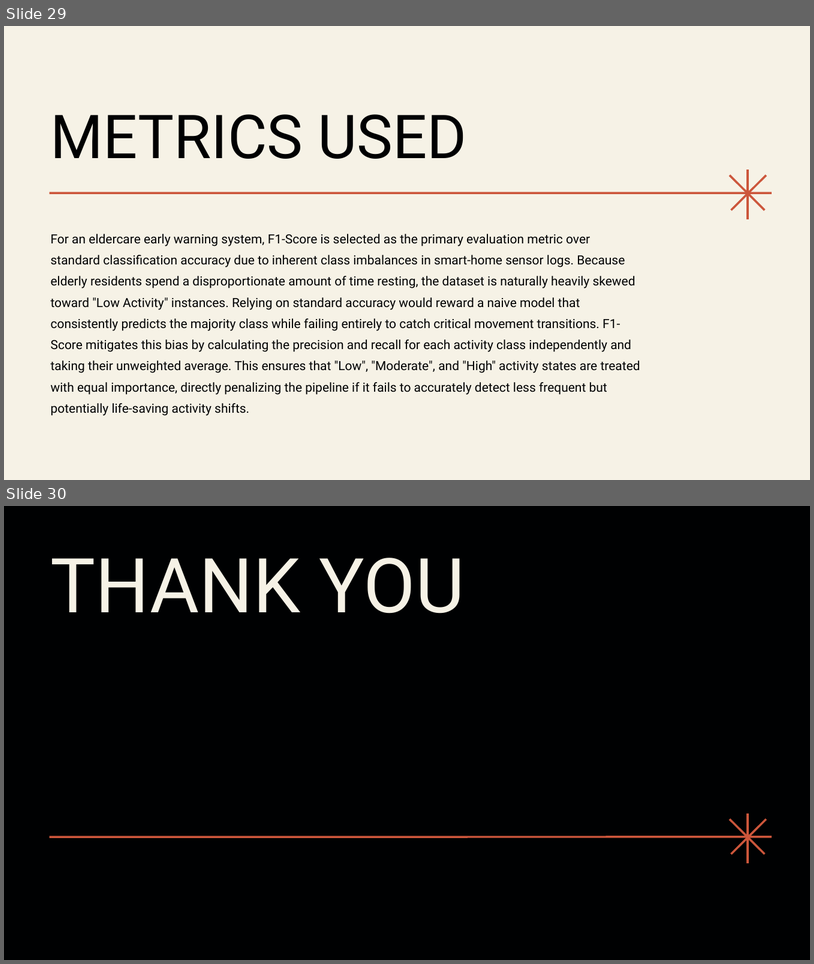
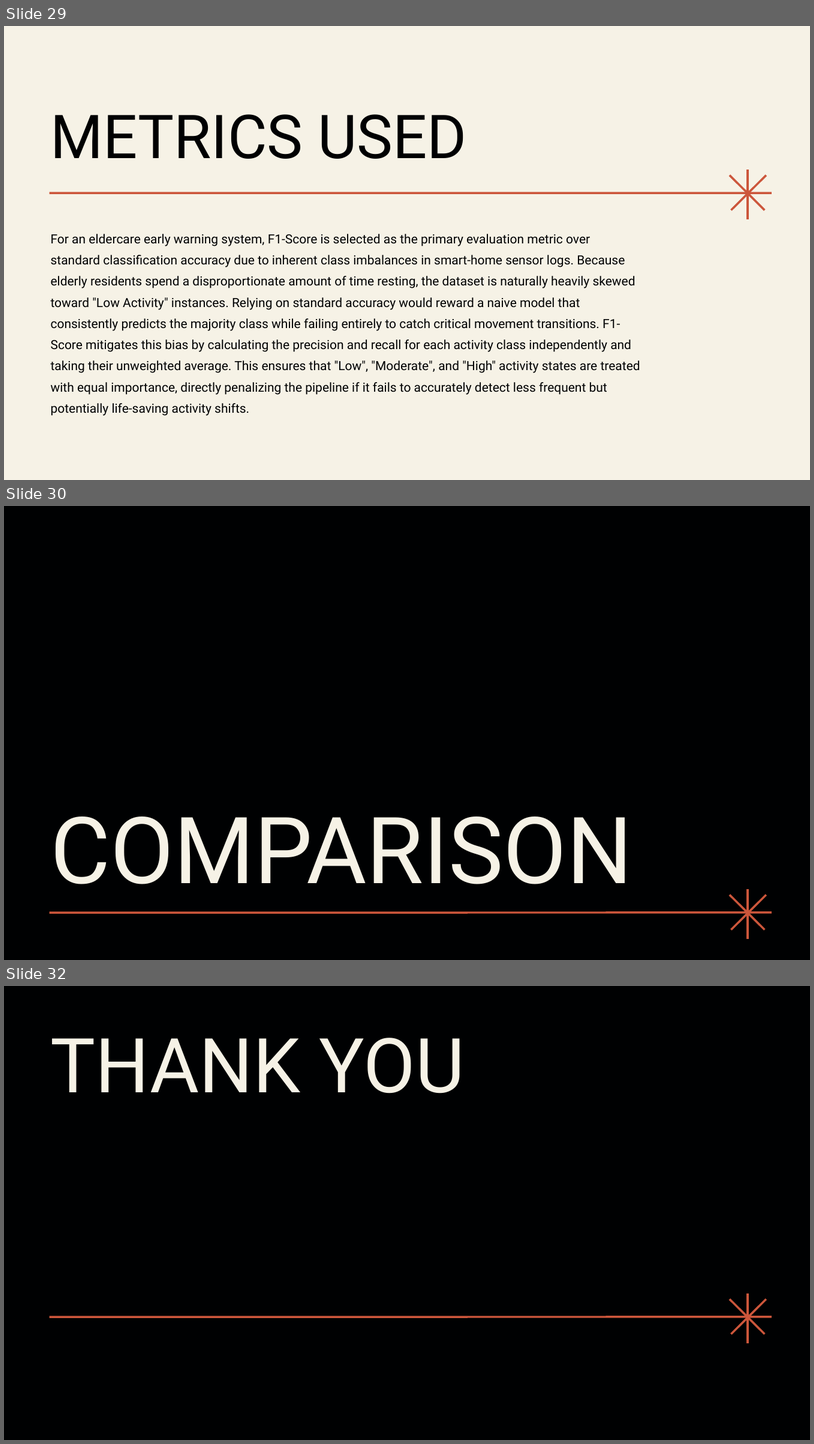
Before and after one commit to cucucumber789-svg/EGT309_T2_Chickenpie, a slide deck: EGT309 Presentation.pptx. Shown one above the other, each under a label of ours: slides 29 and 30 before the commit, slides 29, 30 and 32 after it; the slides between them are not shown. The pictures are 814x964 and 814x1444 pixels, drawn with LibreOffice and Linux fonts; fonts in the diff are those of the drawing. Boxes give left, top, right and bottom in pixels: in the first picture for what was removed or moved away, otherwise in the second. Text is boxed around its words. In the diff, an @@ line names an element or a change of style, - is before the commit and + after.

```diff
--- a/EGT309 Presentation.pptx
+++ b/EGT309 Presentation.pptx
@@ slide 30 added at box(4, 506, 810, 960), background #000102 @@
@@ title added at box(50, 816, 633, 884), 110 pt, text #F6F2E6 @@
+COMPARISON
@@ freeform shape added at box(730, 894, 765, 930), outline #CC563B 2.5 pt @@
@@ freeform shape added at box(732, 894, 767, 930), outline #CC563B 2.5 pt @@
@@ freeform shape added at box(748, 889, 749, 938), outline #CC563B 2.5 pt @@
@@ freeform shape added at box(50, 913, 772, 913), outline #CC563B 2.5 pt @@
@@ what was slide 30 is now slide 32 @@
```
Also in this commit, not shown: 2 slides changed, 4 other slides added, 3 slides removed, 1 other file.
